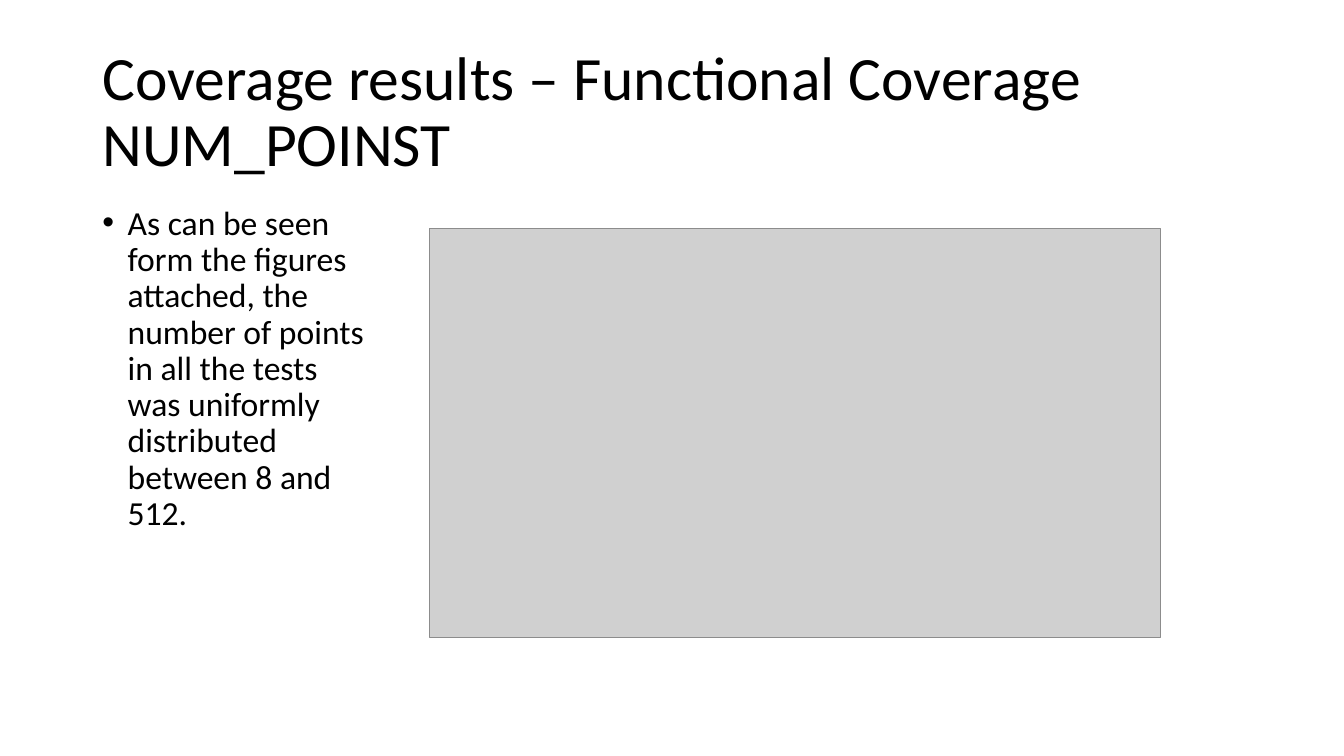
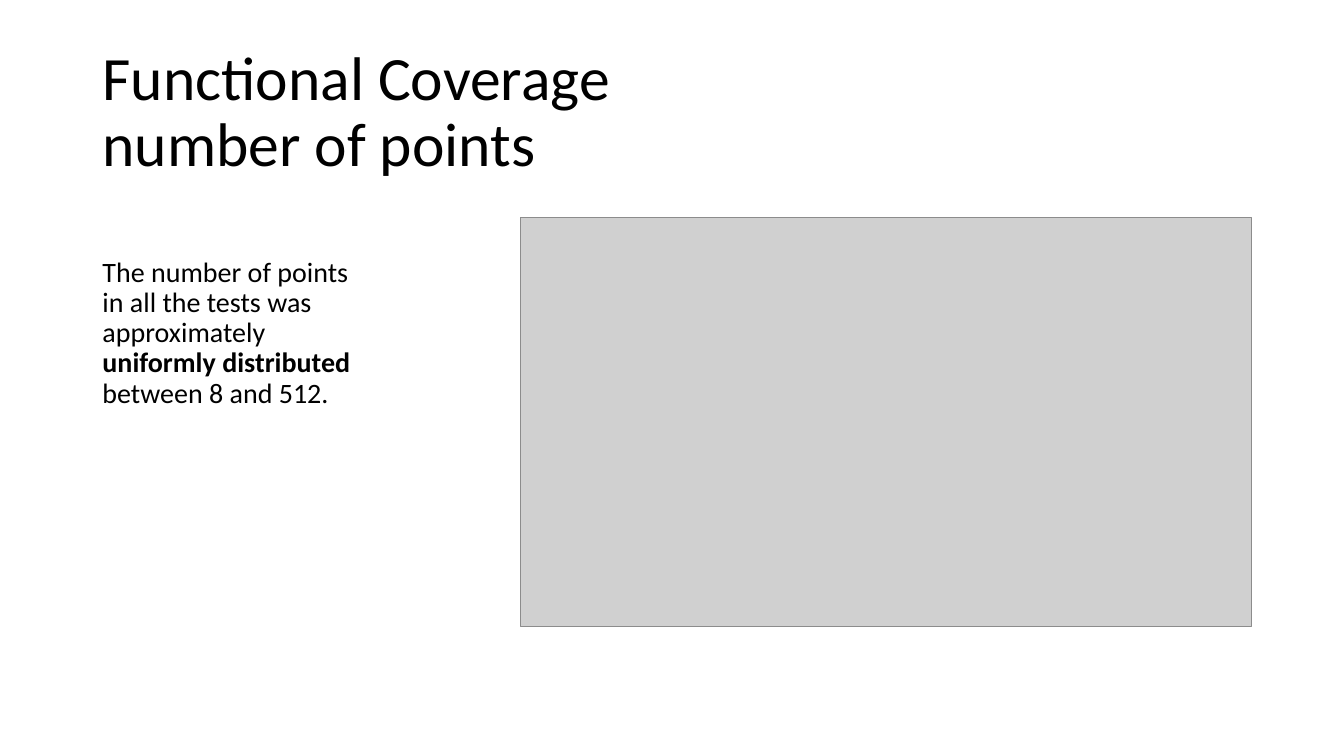
Before and after one commit to liotahuf/UVM_project, a slide deck: slide 39 of Final presentation 3.pptx. Drawn at 1344x756 pixels with LibreOffice and Linux fonts; fonts in the diff are those of the drawing; grey boxes stand for pictures. Boxes give left, top, right and bottom in pixels: in the first picture for what was removed or moved away, otherwise in the second. Text is boxed around its words. In the diff, an @@ line names an element or a change of style, - is before the commit and + after.

```diff
--- a/Final presentation 3.pptx
+++ b/Final presentation 3.pptx
@@ title at (102,57,610,176): text changed @@
-Coverage results – Functional Coverage NUM_POINST
+Functional Coverage
+number of points
@@ picture: place and size @@
-picture at (430,229,1160,637)
+picture at (521,218,1252,626)
@@ text at (102,262,350,404): text changed; size 24 to 20 pt @@
-• As can be seen form the figures attached, the number of points in all the tests was uniformly distributed between 8 and 512.
+The number of points in all the tests was approximately uniformly distributed between 8 and 512.
```
Also in this commit, not shown: 21 other slides changed.
